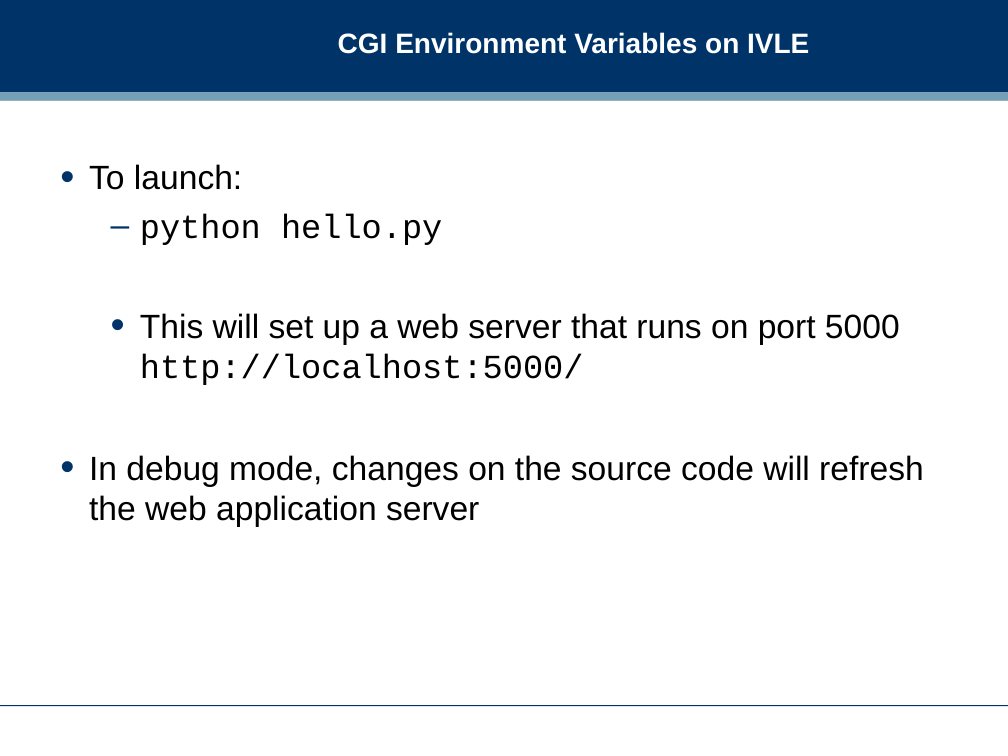
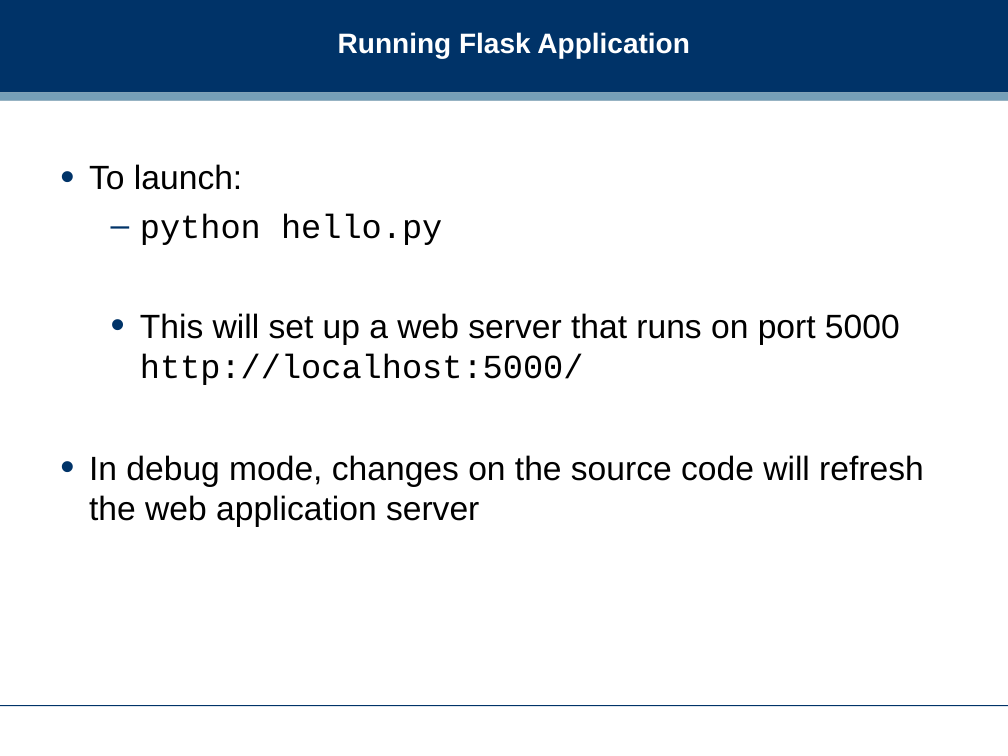
Before and after one commit to dreamind/ix, a slide deck: slide 22 of lectures/infrastructure/infrastructure.ppt. Drawn at 1008x756 pixels with LibreOffice and Linux fonts; fonts in the diff are those of the drawing; background and template pictures are left out. Boxes give left, top, right and bottom in pixels: in the first picture for what was removed or moved away, otherwise in the second. Text is boxed around its words. In the diff, an @@ line names an element or a change of style, - is before the commit and + after.

```diff
--- a/lectures/infrastructure/infrastructure.ppt
+++ b/lectures/infrastructure/infrastructure.ppt
@@ title at bbox=[338, 32, 690, 58]: text changed @@
-CGI Environment Variables on IVLE
+Running Flask Application
```
Also in this commit, not shown: 1 slide added, 8 other files.
